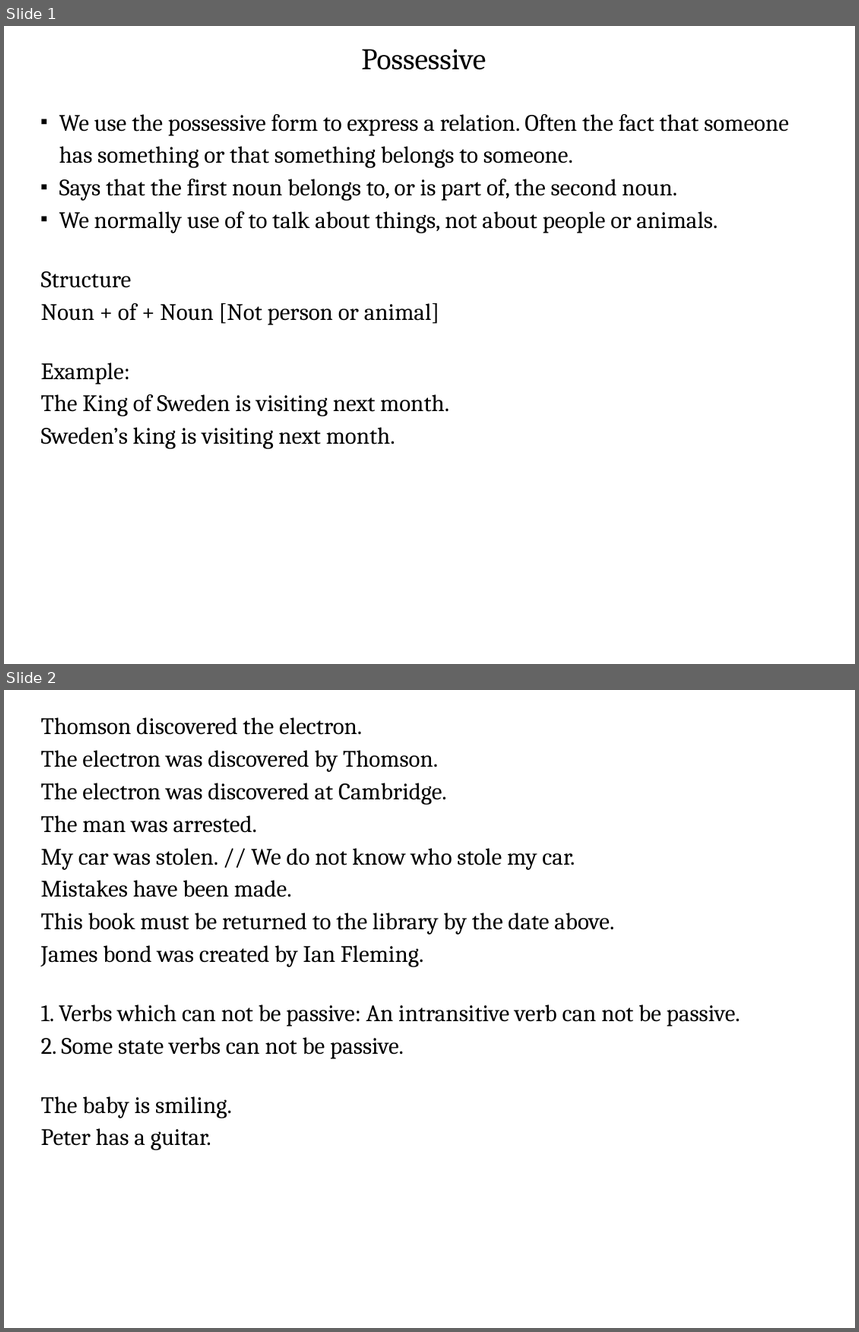
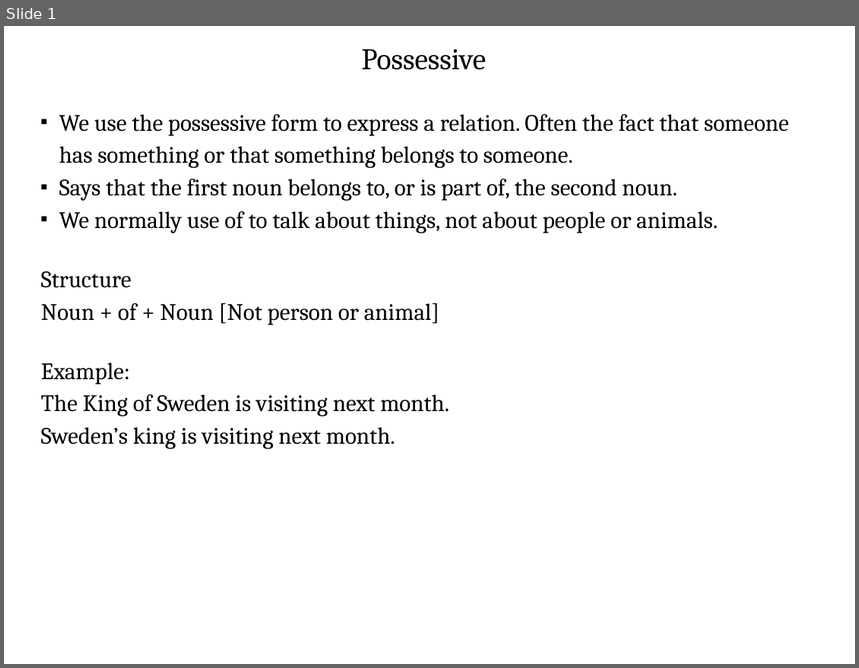
Before and after one commit to ADILp6/IBIT, a slide deck: Sunday_Tuesday_Thursday/Class_14_12_March_2019/Possessive.pptx. Shown one above the other, each under a label of ours: slides 1 and 2 before the commit, slide 1 after it. The pictures are 859x1332 and 859x668 pixels, drawn with LibreOffice and Linux fonts; fonts in the diff are those of the drawing. Boxes give left, top, right and bottom in pixels: in the first picture for what was removed or moved away, otherwise in the second. Text is boxed around its words. In the diff, an @@ line names an element or a change of style, - is before the commit and + after.

```diff
--- a/Sunday_Tuesday_Thursday/Class_14_12_March_2019/Possessive.pptx
+++ b/Sunday_Tuesday_Thursday/Class_14_12_March_2019/Possessive.pptx
@@ slide 2 removed at bbox=[4, 690, 855, 1328], background #FFFFFF @@
@@ free removed at bbox=[41, 706, 807, 1277] @@
-Thomson discovered the electron.
-The electron was discovered by Thomson.
-The electron was discovered at Cambridge.
-The man was arrested.
-My car was stolen. // We do not know who stole my car.
-Mistakes have been made.
-This book must be returned to the library by the date above.
-James bond was created by Ian Fleming.
-1. Verbs which can not be passive: An intransitive verb can not be passive.
-2. Some state verbs can not be passive.
-The baby is smiling.
-Peter has a guitar.
```
Also in this commit, not shown: 38 other files.
